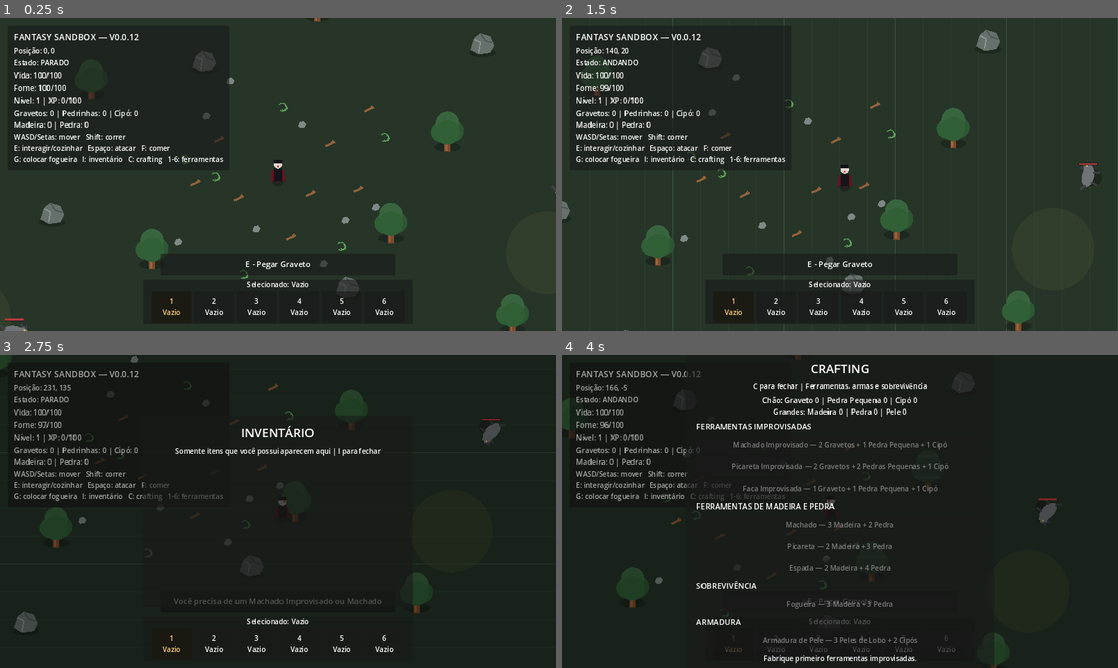
Above: before the commit, frames 1-4 (two rows, left to right).
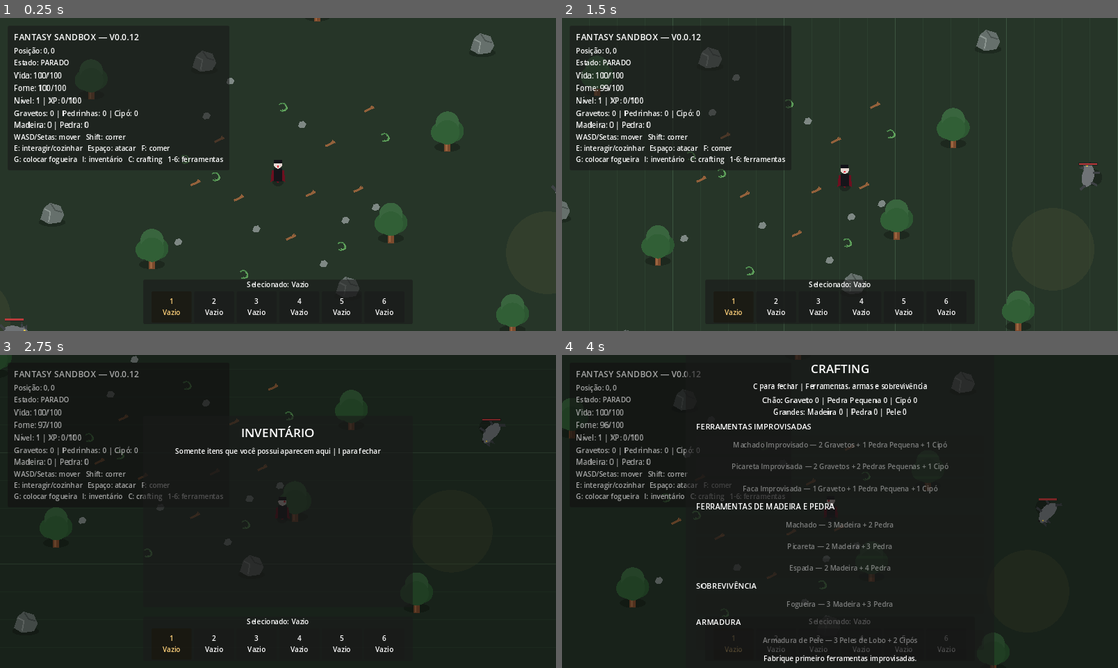
Above: after the commit, the same moments.

Repository: janduyankiingles-ops/Fantasy-Sandbox
Game: Godot game, scene res://scenes/main.tscn
Same seed, same stepped clock (60 frames per second), same inputs: the game is played once before the commit and once after it.
Inputs:
- Up to frame 1 (0.25 s): no input
- Up to frame 2 (1.5 s): tap Enter at 0.5 s; hold D 0.53-1.28 s; tap H at 0.6, 1.35 s; tap Space at 0.77 s; hold S from 1.28 s (still down)
- Up to frame 3 (2.75 s): tap Space at 1.52 s; release S at 2.03 s; hold D from 2.03 s (still down); tap I at 2.1 s; tap H at 2.3 s
- Up to frame 4 (4 s): release D at 2.78 s; hold W 2.78-3.53 s; tap C at 2.85 s; tap Space at 3.02, 3.77 s; tap H at 3.05, 3.8 s; hold A from 3.53 s (still down); tap G at 3.6 s

The runs differ from the first frame. In frame 1, 0.1% of the frame differs, in the area x 28-59%, y 75-83%; in frame 2, 0.3%, in the area x 7-60%, y 9-83%; in frame 3, 0.3%; in frame 4, 0.2%.
Error after the commit: Invalid assignment of property or key 'text' with value of type 'String' on a base object of type 'null instance'. (res://scripts/main.gd:73)

Commit message:
v0.0.13: add armor equip input and HUD status

Diff:
--- a/scripts/main.gd
+++ b/scripts/main.gd
@@ -5,6 +5,7 @@
 @onready var state_label: Label = $HUD/Panel/Margin/VBox/StateLabel
 @onready var health_label: Label = $HUD/Panel/Margin/VBox/HealthLabel
 @onready var hunger_label: Label = $HUD/Panel/Margin/VBox/HungerLabel
+@onready var armor_label: Label = $HUD/Panel/Margin/VBox/ArmorLabel
 @onready var progression_label: Label = $HUD/Panel/Margin/VBox/ProgressionLabel
 @onready var inventory_label: Label = $HUD/Panel/Margin/VBox/InventoryLabel
 @onready var interaction_panel: PanelContainer = $HUD/InteractionPanel
@@ -41,6 +42,11 @@
 			get_viewport().set_input_as_handled()
 			return
 
+		if key_event.keycode == KEY_H:
+			player.call("toggle_armor")
+			get_viewport().set_input_as_handled()
+			return
+
 		var selected_slot: int = -1
 		match key_event.keycode:
 			KEY_1:
@@ -64,6 +70,7 @@
 func _process(_delta: float) -> void:
 	health_label.text = str(player.call("get_health_text"))
 	hunger_label.text = str(player.call("get_hunger_text"))
+	armor_label.text = str(player.call("get_armor_text"))
 	progression_label.text = str(player.call("get_progression_text"))
 	position_label.text = "Posição: %d, %d" % [
 		roundi(player.global_position.x),
@@ -106,6 +113,8 @@
 			return "Espada"
 		"campfire_kit":
 			return "Fogueira"
+		"wolf_armor":
+			return "Armadura de Pele"
 		_:
 			return "Item"
 
